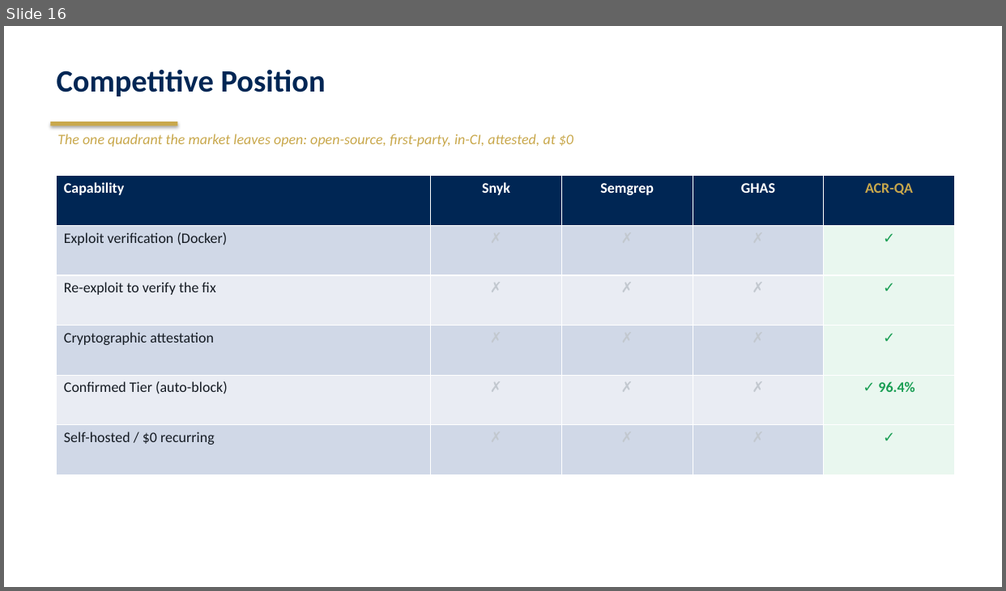
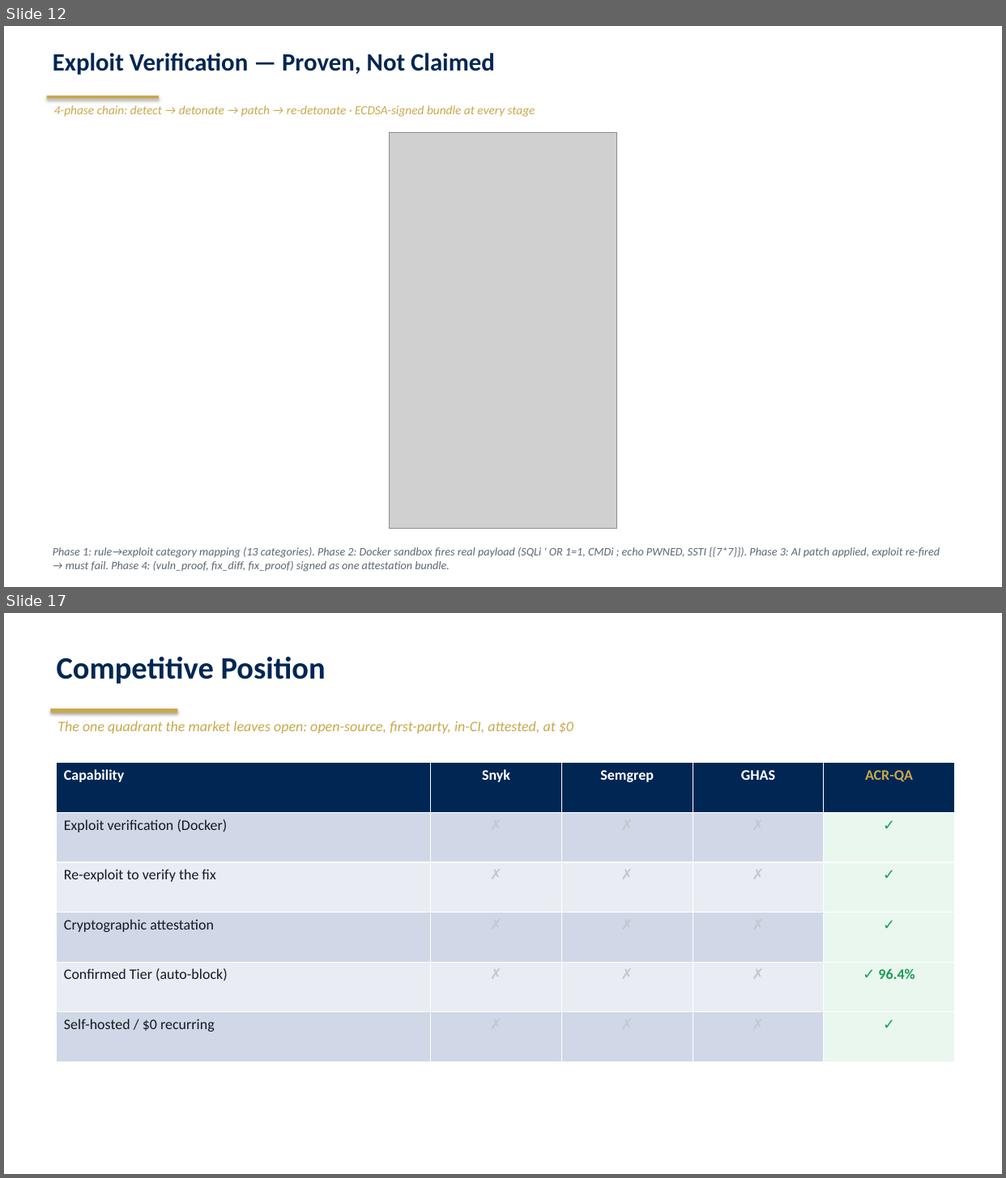
Before and after one commit to starredjaco/ACR-QA, a slide deck: docs/ACR-QA_Defense.odp. Shown one above the other, each under a label of ours: slide 16 before the commit, slides 12 and 17 after it; the slides between them are not shown. The pictures are 1006x591 and 1006x1178 pixels, drawn with LibreOffice and Linux fonts; fonts in the diff are those of the drawing; grey boxes stand for pictures. Boxes give left, top, right and bottom in pixels: in the first picture for what was removed or moved away, otherwise in the second. Text is boxed around its words. In the diff, an @@ line names an element or a change of style, - is before the commit and + after.

```diff
--- a/docs/ACR-QA_Defense.odp
+++ b/docs/ACR-QA_Defense.odp
@@ slide 12 added at box(4, 26, 1002, 587), background #FFFFFF @@
@@ text added at box(53, 53, 495, 75), 24 pt, text #002654, bold @@
+Exploit Verification — Proven, Not Claimed
@@ rectangle added at box(47, 96, 159, 99), fill #C9A84C @@
@@ text added at box(54, 105, 535, 117), 12 pt, text #C9A84C, italic @@
+4-phase chain: detect → detonate → patch → re-detonate · ECDSA-signed bundle at every stage
@@ picture added at box(390, 132, 616, 529) @@
@@ text added at box(53, 548, 940, 572), 11 pt, text #5B6672, italic @@
+Phase 1: rule→exploit category mapping (13 categories). Phase 2: Docker sandbox fires real payload (SQLi ' OR 1=1, CMDi ; echo PWNED, SSTI {{7*7}}). Phase 3: AI patch applied, exploit re-fired → must fail. Phase 4: (vuln_proof, fix_diff, fix_proof) signed as one attestation bundle.
@@ what was slide 16 is now slide 17 @@
```
Also in this commit, not shown: 7 slides changed, 5 other slides added, 8 slides removed, 3 other files.
